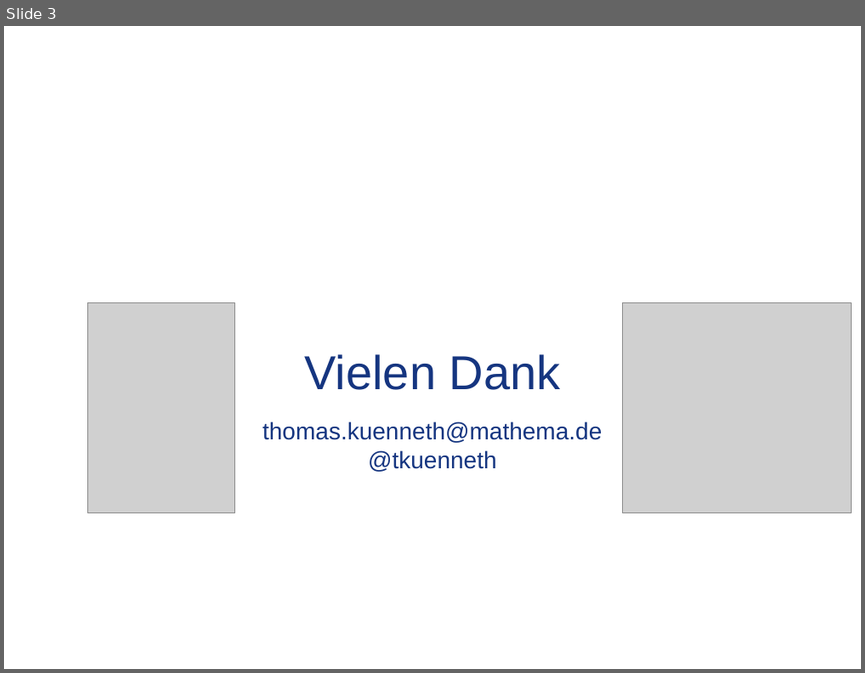
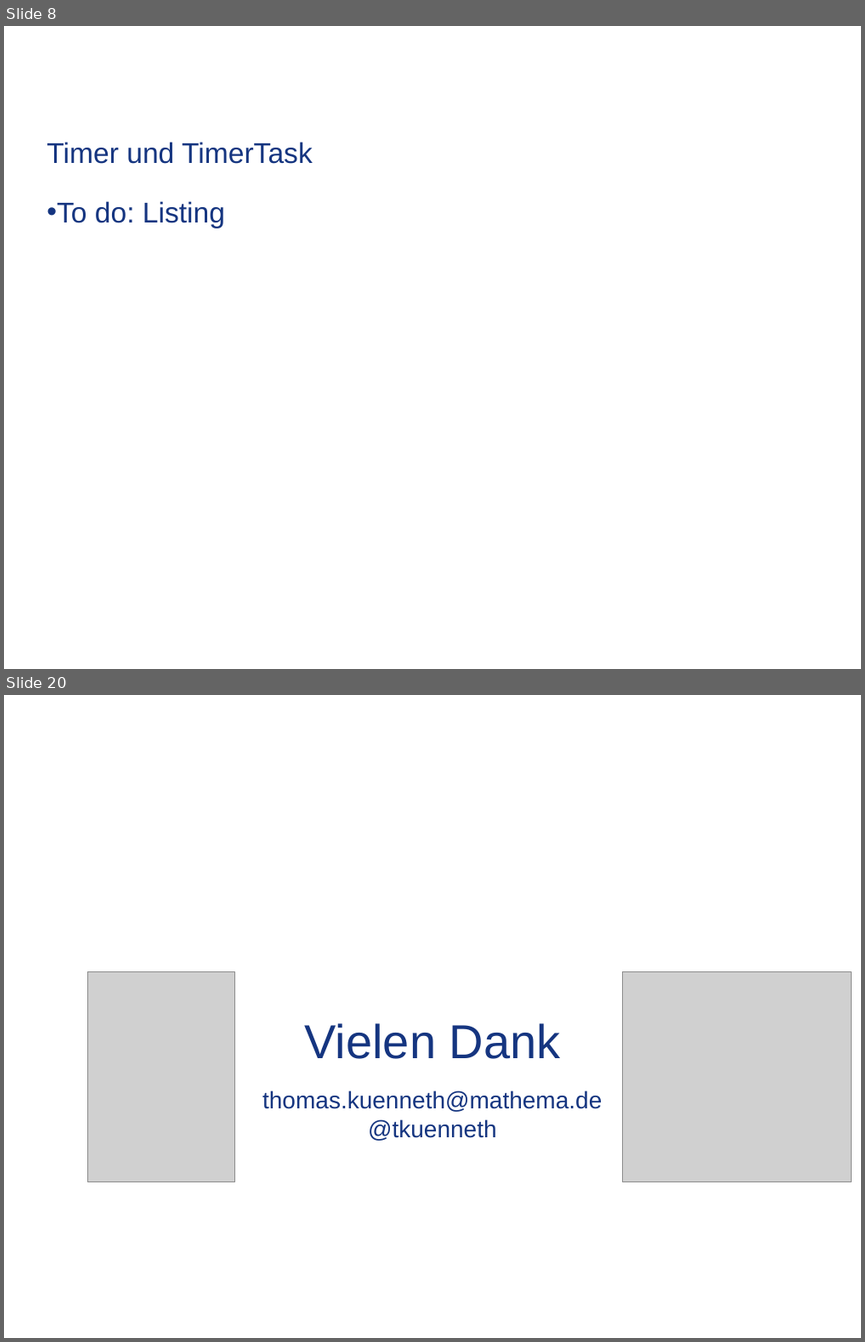
Before and after one commit to tkuenneth/Xamarin_Talks, a slide deck: Slides/DWX 2017.pptx. Shown one above the other, each under a label of ours: slide 3 before the commit, slides 8 and 20 after it; the slides between them are not shown. The pictures are 865x673 and 865x1342 pixels, drawn with LibreOffice and Linux fonts; fonts in the diff are those of the drawing; grey boxes stand for pictures; background and template pictures are left out. Boxes give left, top, right and bottom in pixels: in the first picture for what was removed or moved away, otherwise in the second. Text is boxed around its words. In the diff, an @@ line names an element or a change of style, - is before the commit and + after.

```diff
--- a/Slides/DWX 2017.pptx
+++ b/Slides/DWX 2017.pptx
@@ slide 8 added at box(4, 26, 861, 669), background picture (left out) @@
@@ title added at box(46, 142, 313, 164), 24 pt, text #153580 @@
+Timer und TimerTask
@@ text added at box(46, 201, 225, 228), 24 pt, text #153580 @@
+• To do: Listing
@@ what was slide 3 is now slide 20 @@
```
Also in this commit, not shown: 16 other slides added.
